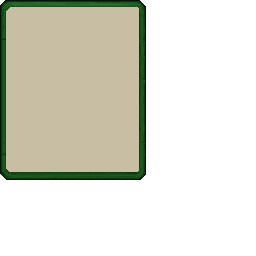
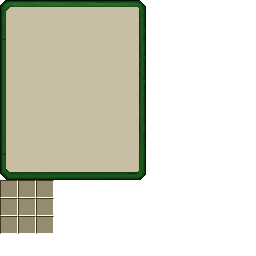
Two versions of the same layered image (w=256, h=256). Layer-by-layer changes:
added layer "Layer 2" above "Layer 1" over [0, 180, 54, 234]
